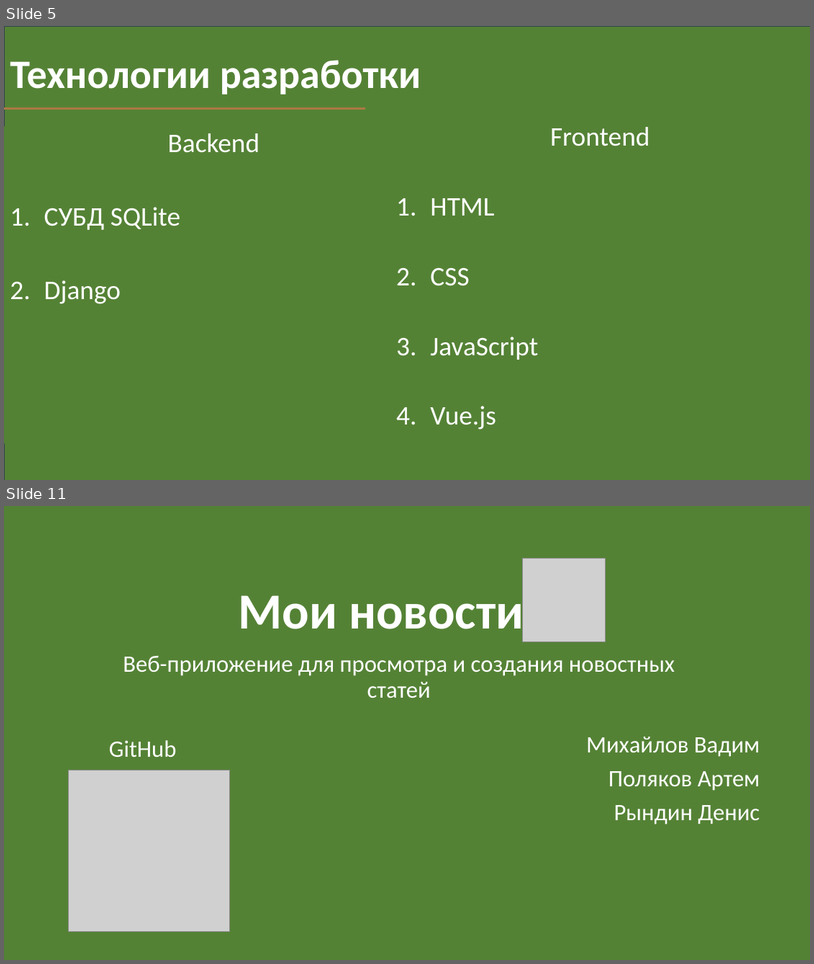
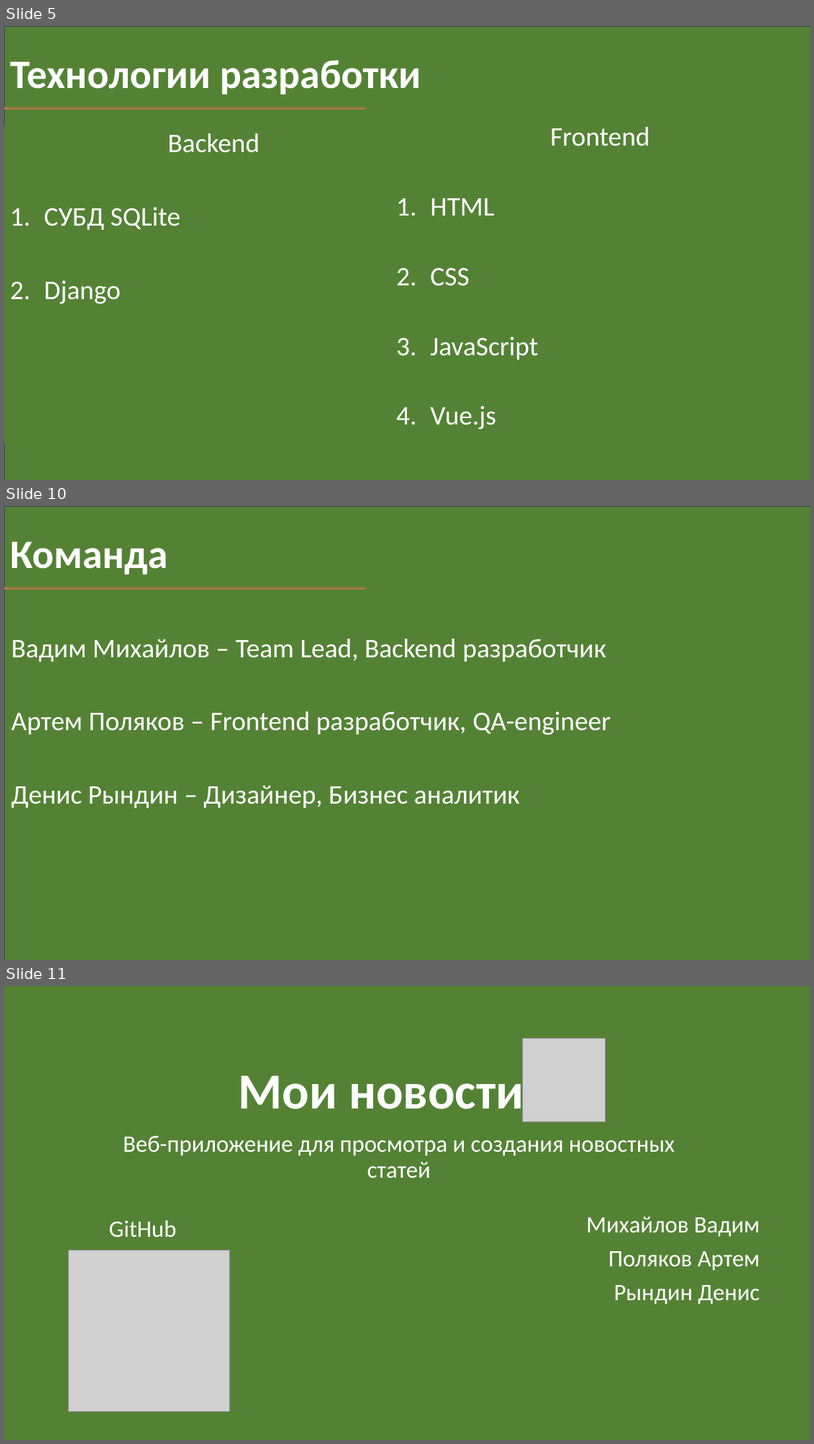
Before and after one commit to FDMan12/news-with-tags, a slide deck: Documentation/my_news_presentation.pptx. Shown one above the other, each under a label of ours: slides 5 and 11 before the commit, slides 5, 10 and 11 after it; the slides between them are not shown. The pictures are 814x964 and 814x1444 pixels, drawn with LibreOffice and Linux fonts; fonts in the diff are those of the drawing; grey boxes stand for pictures. Boxes give left, top, right and bottom in pixels: in the first picture for what was removed or moved away, otherwise in the second. Text is boxed around its words. In the diff, an @@ line names an element or a change of style, - is before the commit and + after.

```diff
--- a/Documentation/my_news_presentation.pptx
+++ b/Documentation/my_news_presentation.pptx
@@ slide 10 added at box(4, 506, 810, 960), background #FFFFFF @@
@@ rectangle added at box(4, 506, 810, 960), fill #548235, outline #333F50 1 pt @@
@@ title added at box(10, 541, 167, 574), 48 pt, text #FFFFFF, bold @@
+Команда
@@ line added from (4, 588) to (365, 588), #AB7942 2.75 pt @@
@@ subtitle added at box(11, 638, 611, 808), 32 pt, text #FFFFFF @@
+Вадим Михайлов – Team Lead, Backend разработчик
+Артем Поляков – Frontend разработчик, QA-engineer
+Денис Рындин – Дизайнер, Бизнес аналитик
```
Also in this commit, not shown: 3 slides changed, 5 other slides added, 6 slides removed, 1 other file.
